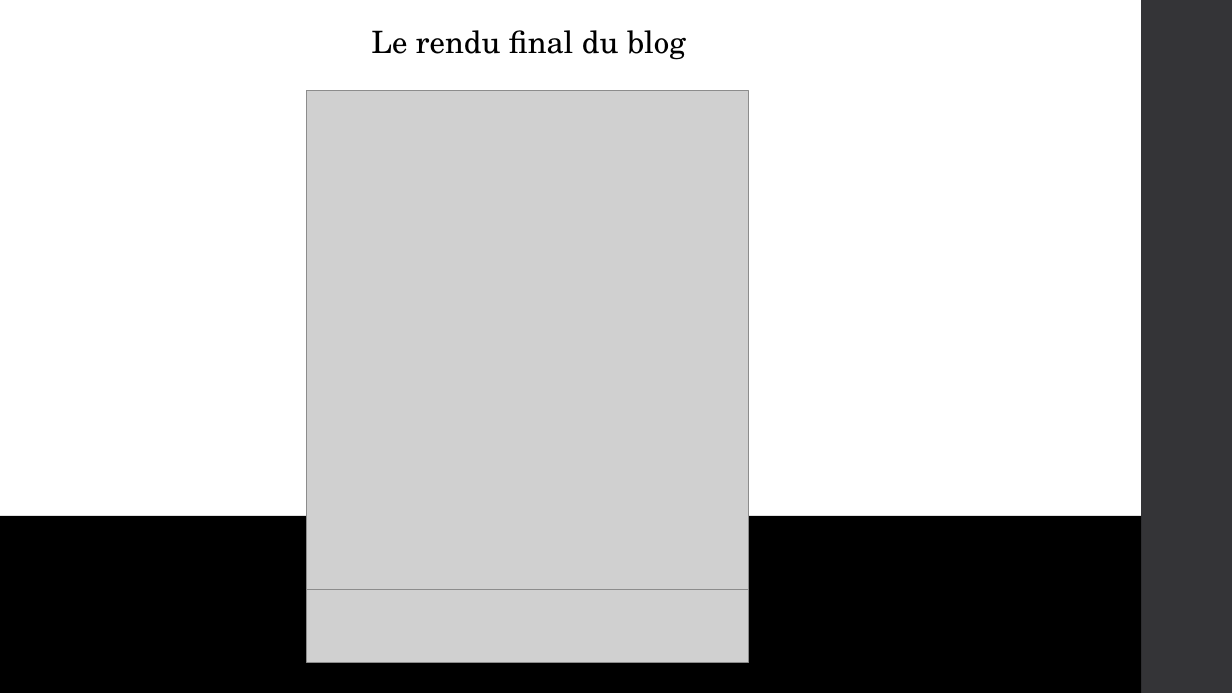
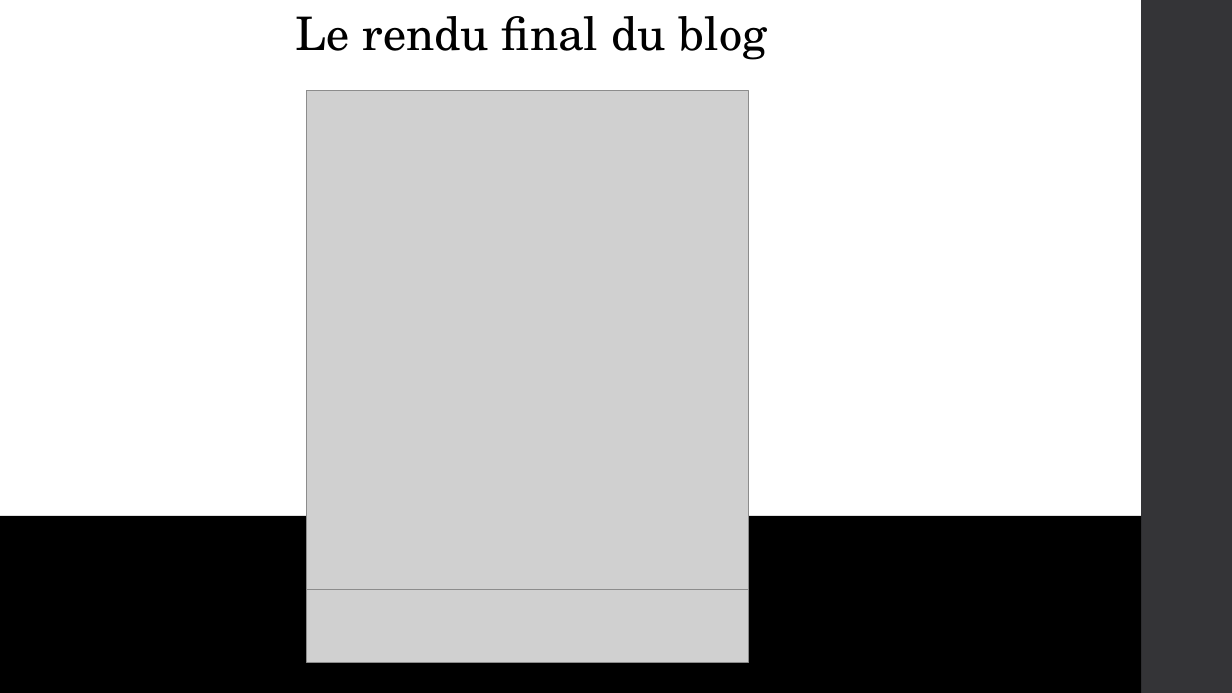
Before and after one commit to LaureenPerrin/project4_Blog-application-in-PHP-and-with-a-MySQL-database, a slide deck: slide 16 of powerpoint/project4.pptx. Drawn at 1232x693 pixels with LibreOffice and Linux fonts; fonts in the diff are those of the drawing; grey boxes stand for pictures. Boxes give left, top, right and bottom in pixels: in the first picture for what was removed or moved away, otherwise in the second. Text is boxed around its words. In the diff, an @@ line names an element or a change of style, - is before the commit and + after.

```diff
--- a/powerpoint/project4.pptx
+++ b/powerpoint/project4.pptx
@@ text "Le rendu final du blog": place and size @@
-text "Le rendu final du blog" at [371,30,686,60]
+text "Le rendu final du blog" at [296,16,767,60]
@@ text "Le rendu final du blog" at [296,16,767,60]: size 24 to 36 pt @@
```
Also in this commit, not shown: 12 other slides changed, 1 slide added, 2 slides removed, 9 other files.
